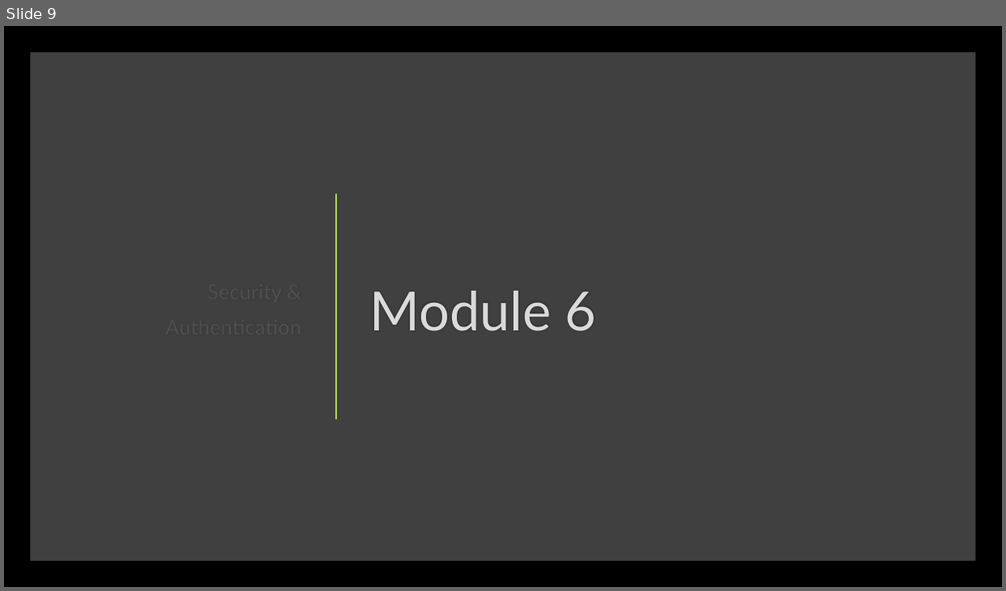
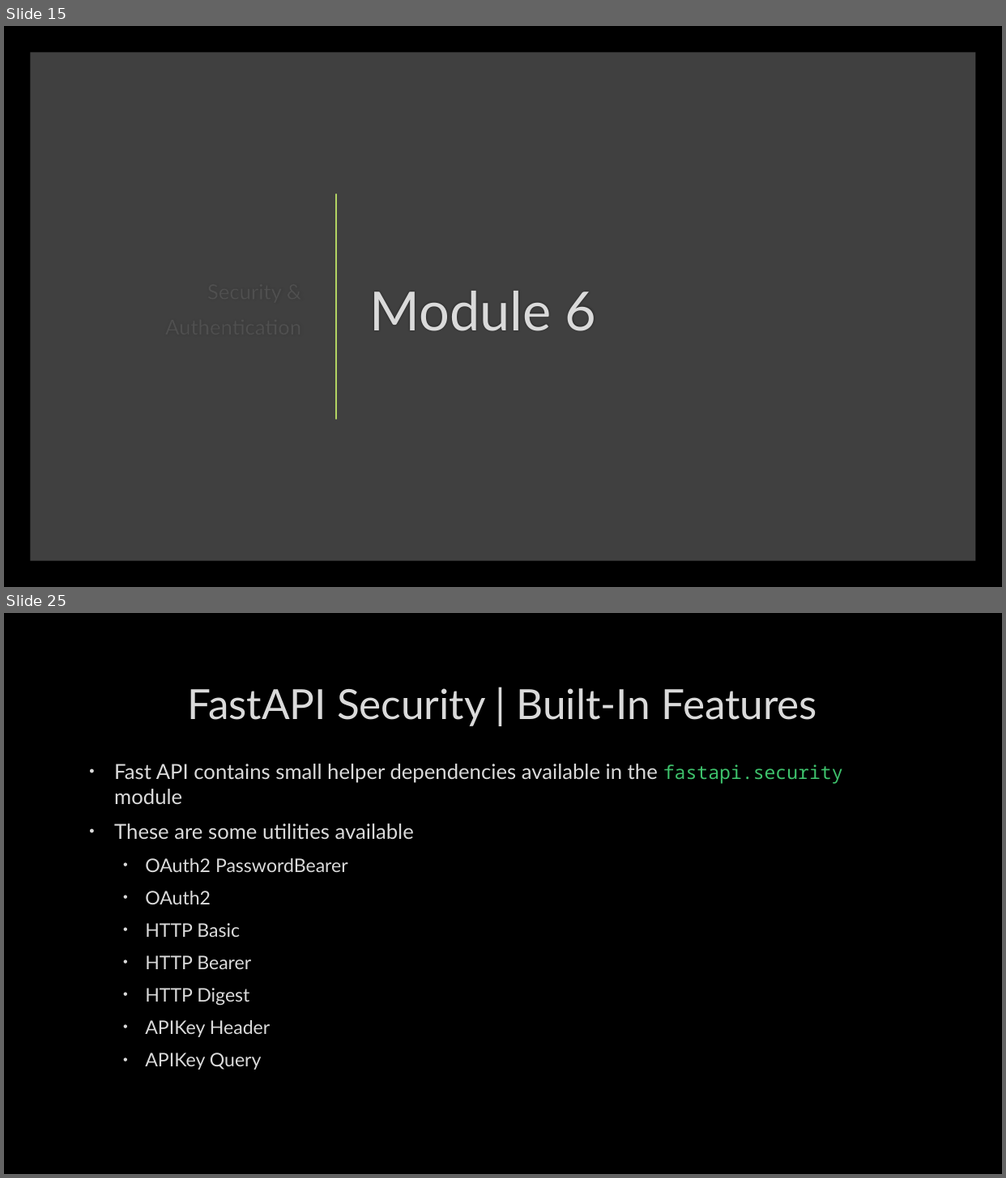
Before and after one commit to SheetMetalConnect/api-workshop, a slide deck: zzz-additional-documentation/Rest-Api-Design-Build-Run-Day-2.pptx. Shown one above the other, each under a label of ours: slide 9 before the commit, slides 15 and 25 after it; the slides between them are not shown. The pictures are 1006x591 and 1006x1178 pixels, drawn with LibreOffice and Linux fonts; fonts in the diff are those of the drawing; background and template pictures are left out. Boxes give left, top, right and bottom in pixels: in the first picture for what was removed or moved away, otherwise in the second. Text is boxed around its words. In the diff, an @@ line names an element or a change of style, - is before the commit and + after.

```diff
--- a/zzz-additional-documentation/Rest-Api-Design-Build-Run-Day-2.pptx
+++ b/zzz-additional-documentation/Rest-Api-Design-Build-Run-Day-2.pptx
@@ slide 25 added at [4,613,1002,1174], background picture (left out) @@
@@ title added at [188,688,817,726], 40 pt, text #DADADA @@
+FastAPI Security | Built-In Features
@@ text added at [114,764,843,1070], 18 pt, text #DADADA @@
+• Fast API contains small helper dependencies available in the fastapi.security module
+• These are some utilities available
+  • OAuth2 PasswordBearer
+  • OAuth2
+  • HTTP Basic
+  • HTTP Bearer
+  • HTTP Digest
+  • APIKey Header
+  • APIKey Query
@@ what was slide 9 is now slide 15 @@
```
Also in this commit, not shown: 15 other slides added, 1 other file.
